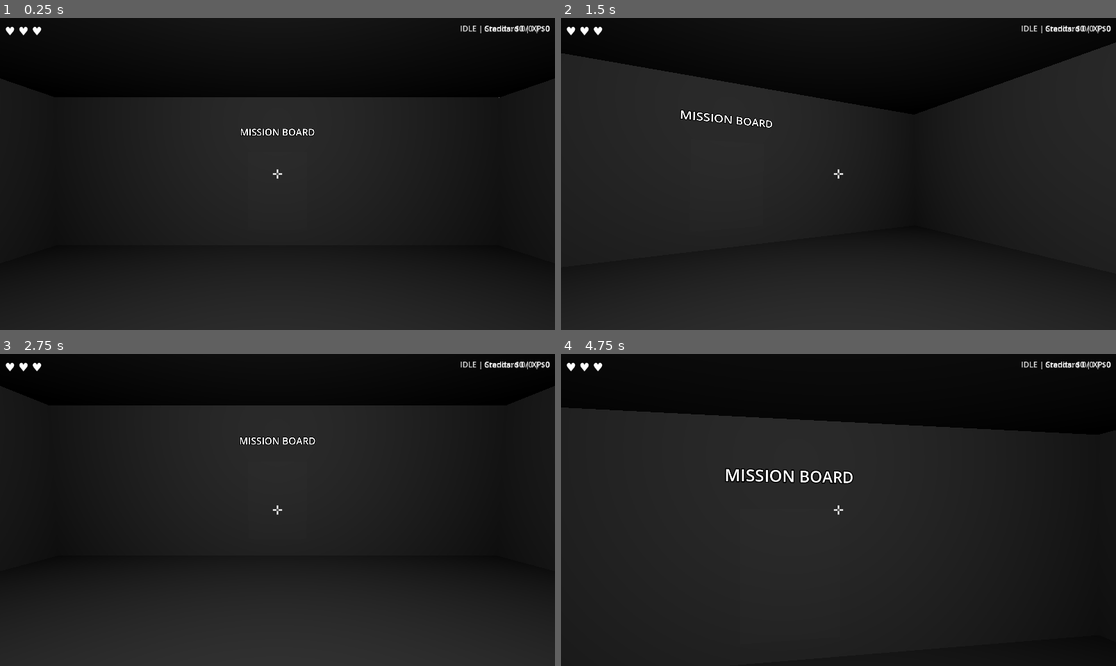
Above: before the commit, frames 1-4 (two rows, left to right).
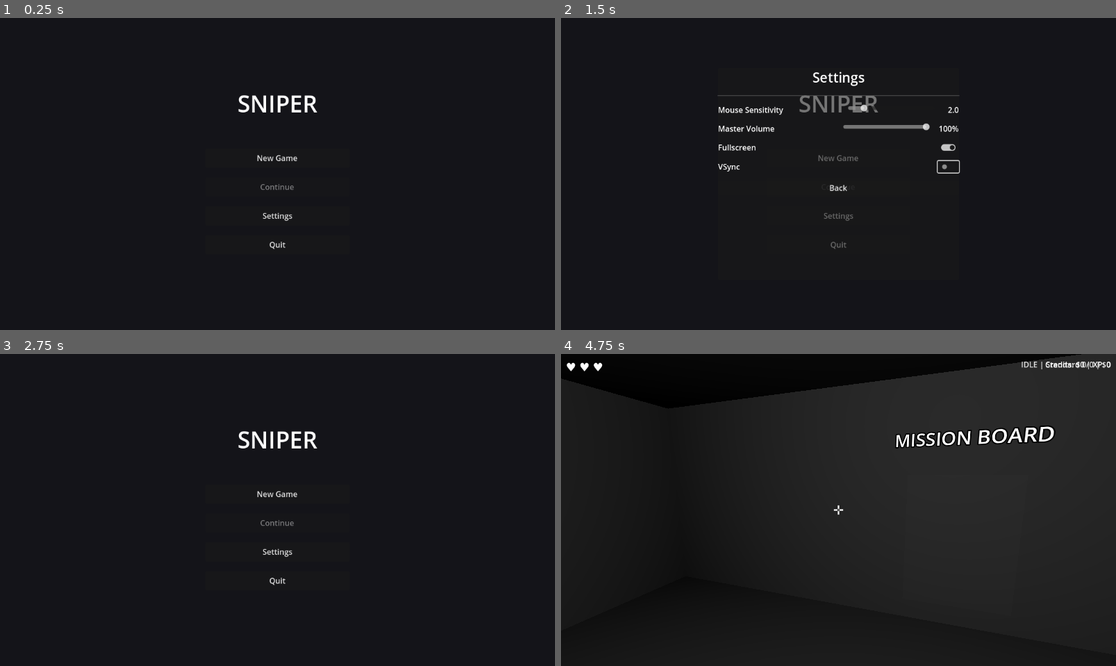
Above: after the commit, the same moments.

Repository: artemiiShabanov/UntitledSniperGame
Game: Godot game, scene res://scenes/ui/main_menu.tscn
Same seed, same stepped clock (60 frames per second), same inputs: the game is played once before the commit and once after it. Before the commit the project starts from res://scenes/hub/hub.tscn.
Inputs (mouse positions are in pixels of both pictures, inside the frame that each line leads up to):
- Up to frame 1 (0.25 s): no input
- Up to frame 2 (1.5 s): click (838, 214) at 0.5 s, where only the run after the commit has a clickable "Settings"; click (949, 167) at 1.27 s
- Up to frame 3 (2.75 s): click (277, 522) at 2 s, where only the run after the commit has a clickable "Back"
- Up to frame 4 (4.75 s): click (838, 494) at 2.75 s, where only the run after the commit has a clickable "New Game"; click (943, 472) at 3.5 s, where only the run after the commit has a clickable "Create"; tap Enter at 4.25 s; move the mouse to (866, 510) at 4.27 s; hold W (move_forward) from 4.28 s (still down); tap 1 (ammo_1) at 4.35 s; tap Space (jump) at 4.52 s

The runs differ from the first frame. In frame 1, 1.4% of the frame differs, in the area x 1-100%, y 2-75%; in frame 2, 2.7%; in frame 3, 5.7%; in frame 4, 12%, in the area x 0-100%, y 0-74%.

Commit message:
F8.2: Main menu, pause menu, settings, and save slot selection
Add complete menu system: main menu with new game/continue/settings/quit,
pause menu (ESC) with resume/settings/abandon run, reusable settings screen
(sensitivity, volume, fullscreen, vsync), and 3-slot save selection UI.

- SettingsManager autoload persists user prefs to user://settings.cfg
- PauseMenu autoload works in hub and during runs (hides abandon in hub)
- Player now reads SettingsManager.mouse_sensitivity instead of own export
- Hub captures mouse on ready, consumes ESC when closing panels
- Game boots to main menu instead of directly into hub

Co-Authored-By: Claude Opus 4.6 <noreply@anthropic.com>

Diff:
--- a/project.godot
+++ b/project.godot
@@ -11,7 +11,7 @@
 [application]
 
 config/name="Sniper"
-run/main_scene="res://scenes/hub/hub.tscn"
+run/main_scene="res://scenes/ui/main_menu.tscn"
 config/features=PackedStringArray("4.4", "Forward Plus")
 config/icon="res://icon.svg"
 
@@ -19,6 +19,8 @@
 
 SaveManager="*res://scripts/systems/save_manager.gd"
 RunManager="*res://scripts/systems/run_manager.gd"
+SettingsManager="*res://scripts/ui/settings_manager.gd"
+PauseMenu="*res://scenes/ui/pause_menu.tscn"
 
 [display]
 
@@ -121,6 +123,11 @@
 "events": [Object(InputEventKey,"resource_local_to_scene":false,"resource_name":"","device":-1,"window_id":0,"alt_press …(191 unchanged characters)…
 ]
 }
+pause={
+"deadzone": 0.5,
+"events": [Object(InputEventKey,"resource_local_to_scene":false,"resource_name":"","device":-1,"window_id":0,"alt_pressed":false,"shift_pressed":false,"ctrl_pressed":false,"meta_pressed":false,"pressed":false,"keycode":4194305,"physical_keycode":0,"key_label":0,"unicode":0,"location":0,"echo":false,"script":null)
+]
+}
 
 [layer_names]
 
--- a/scenes/hub/hub.tscn
+++ b/scenes/hub/hub.tscn
@@ -16,8 +16,6 @@
 
 [sub_resource type="BoxShape3D" id="BoxShape3D_station3"]
 size = Vector3(0.8, 2, 0.3)
-
-[sub_resource type="BoxShape3D" id="BoxShape3D_station4"]
 
 [node name="Hub" type="Node3D"]
 script = ExtResource("1_hub")
--- /dev/null
+++ b/scenes/ui/main_menu.tscn
@@ -0,0 +1,107 @@
+[gd_scene load_steps=3 format=3]
+
+[ext_resource type="Script" path="res://scripts/ui/main_menu.gd" id="1_mainmenu"]
+[ext_resource type="PackedScene" path="res://scenes/ui/settings_screen.tscn" id="2_settings"]
+
+[node name="MainMenu" type="Control"]
+layout_mode = 3
+anchors_preset = 15
+anchor_right = 1.0
+anchor_bottom = 1.0
+grow_horizontal = 2
+grow_vertical = 2
+script = ExtResource("1_mainmenu")
+
+[node name="Background" type="ColorRect" parent="."]
+layout_mode = 1
+anchors_preset = 15
+anchor_right = 1.0
+anchor_bottom = 1.0
+grow_horizontal = 2
+grow_vertical = 2
+color = Color(0.08, 0.08, 0.1, 1)
+
+[node name="VBox" type="VBoxContainer" parent="."]
+layout_mode = 1
+anchors_preset = 8
+anchor_left = 0.5
+anchor_top = 0.5
+anchor_right = 0.5
+anchor_bottom = 0.5
+offset_left = -150.0
+offset_top = -180.0
+offset_right = 150.0
+offset_bottom = 180.0
+grow_horizontal = 2
+grow_vertical = 2
+theme_override_constants/separation = 20
+
+[node name="Title" type="Label" parent="VBox"]
+layout_mode = 2
+theme_override_font_sizes/font_size = 48
+text = "SNIPER"
+horizontal_alignment = 1
+
+[node name="Spacer" type="Control" parent="VBox"]
+layout_mode = 2
+custom_minimum_size = Vector2(0, 20)
+
+[node name="NewGameButton" type="Button" parent="VBox"]
+layout_mode = 2
+custom_minimum_size = Vector2(0, 40)
+text = "New Game"
+
+[node name="ContinueButton" type="Button" parent="VBox"]
+layout_mode = 2
+custom_minimum_size = Vector2(0, 40)
+text = "Continue"
+
+[node name="SettingsButton" type="Button" parent="VBox"]
+layout_mode = 2
+custom_minimum_size = Vector2(0, 40)
+text = "Settings"
+
+[node name="QuitButton" type="Button" parent="VBox"]
+layout_mode = 2
+custom_minimum_size = Vector2(0, 40)
+text = "Quit"
+
+[node name="SlotPanel" type="PanelContainer" parent="."]
+visible = false
+layout_mode = 1
+anchors_preset = 8
+anchor_left = 0.5
+anchor_top = 0.5
+anchor_right = 0.5
+anchor_bottom = 0.5
+offset_left = -250.0
+offset_top = -150.0
+offset_right = 250.0
+offset_bottom = 150.0
+grow_horizontal = 2
+grow_vertical = 2
+
+[node name="VBox" type="VBoxContainer" parent="SlotPanel"]
+layout_mode = 2
+theme_override_constants/separation = 12
+
+[node name="Title" type="Label" parent="SlotPanel/VBox"]
+layout_mode = 2
+theme_override_font_sizes/font_size = 22
+text = "Select Slot"
+horizontal_alignment = 1
+
+[node name="HSeparator" type="HSeparator" parent="SlotPanel/VBox"]
+layout_mode = 2
+
+[node name="SlotList" type="VBoxContainer" parent="SlotPanel/VBox"]
+layout_mode = 2
+theme_override_constants/separation = 8
+
+[node name="CancelButton" type="Button" parent="SlotPanel/VBox"]
+layout_mode = 2
+text = "Cancel"
+
+[node name="SettingsScreen" parent="." instance=ExtResource("2_settings")]
+visible = false
+layout_mode = 1
--- /dev/null
+++ b/scenes/ui/pause_menu.tscn
@@ -0,0 +1,54 @@
+[gd_scene load_steps=3 format=3]
+
+[ext_resource type="Script" path="res://scripts/ui/pause_menu.gd" id="1_pause"]
+[ext_resource type="PackedScene" path="res://scenes/ui/settings_screen.tscn" id="2_settings"]
+
+[node name="PauseMenu" type="CanvasLayer"]
+layer = 100
+process_mode = 3
+script = ExtResource("1_pause")
+
+[node name="Panel" type="PanelContainer" parent="."]
+visible = false
+anchors_preset = 8
+anchor_left = 0.5
+anchor_top = 0.5
+anchor_right = 0.5
+anchor_bottom = 0.5
+offset_left = -150.0
+offset_top = -120.0
+offset_right = 150.0
+offset_bottom = 120.0
+grow_horizontal = 2
+grow_vertical = 2
+
+[node name="VBox" type="VBoxContainer" parent="Panel"]
+layout_mode = 2
+theme_override_constants/separation = 16
+
+[node name="Title" type="Label" parent="Panel/VBox"]
+layout_mode = 2
+theme_override_font_sizes/font_size = 28
+text = "Paused"
+horizontal_alignment = 1
+
+[node name="HSeparator" type="HSeparator" parent="Panel/VBox"]
+layout_mode = 2
+
+[node name="ResumeButton" type="Button" parent="Panel/VBox"]
+layout_mode = 2
+custom_minimum_size = Vector2(0, 36)
+text = "Resume"
+
+[node name="SettingsButton" type="Button" parent="Panel/VBox"]
+layout_mode = 2
+custom_minimum_size = Vector2(0, 36)
+text = "Settings"
+
+[node name="AbandonButton" type="Button" parent="Panel/VBox"]
+layout_mode = 2
+custom_minimum_size = Vector2(0, 36)
+text = "Abandon Run"
+
+[node name="SettingsScreen" parent="." instance=ExtResource("2_settings")]
+visible = false
--- /dev/null
+++ b/scenes/ui/settings_screen.tscn
@@ -0,0 +1,101 @@
+[gd_scene load_steps=2 format=3]
+
+[ext_resource type="Script" path="res://scripts/ui/settings_screen.gd" id="1_settings"]
+
+[node name="SettingsScreen" type="PanelContainer"]
+anchors_preset = 8
+anchor_left = 0.5
+anchor_top = 0.5
+anchor_right = 0.5
+anchor_bottom = 0.5
+offset_left = -250.0
+offset_top = -220.0
+offset_right = 250.0
+offset_bottom = 220.0
+grow_horizontal = 2
+grow_vertical = 2
+script = ExtResource("1_settings")
+
+[node name="VBox" type="VBoxContainer" parent="."]
+layout_mode = 2
+theme_override_constants/separation = 16
+
+[node name="Title" type="Label" parent="VBox"]
+layout_mode = 2
+theme_override_font_sizes/font_size = 28
+text = "Settings"
+horizontal_alignment = 1
+
+[node name="HSeparator" type="HSeparator" parent="VBox"]
+layout_mode = 2
+
+[node name="SensitivityRow" type="HBoxContainer" parent="VBox"]
+layout_mode = 2
+theme_override_constants/separation = 10
+
+[node name="Label" type="Label" parent="VBox/SensitivityRow"]
+layout_mode = 2
+size_flags_horizontal = 3
+text = "Mouse Sensitivity"
+
+[node name="Slider" type="HSlider" parent="VBox/SensitivityRow"]
+layout_mode = 2
+custom_minimum_size = Vector2(180, 0)
+min_value = 0.5
+max_value = 10.0
+step = 0.1
+value = 2.0
+
+[node name="Value" type="Label" parent="VBox/SensitivityRow"]
+layout_mode = 2
+custom_minimum_size = Vector2(40, 0)
+horizontal_alignment = 2
+
+[node name="MasterRow" type="HBoxContainer" parent="VBox"]
+layout_mode = 2
+theme_override_constants/separation = 10
+
+[node name="Label" type="Label" parent="VBox/MasterRow"]
+layout_mode = 2
+size_flags_horizontal = 3
+text = "Master Volume"
+
+[node name="Slider" type="HSlider" parent="VBox/MasterRow"]
+layout_mode = 2
+custom_minimum_size = Vector2(180, 0)
+max_value = 100.0
+step = 1.0
+value = 100.0
+
+[node name="Value" type="Label" parent="VBox/MasterRow"]
+layout_mode = 2
+custom_minimum_size = Vector2(50, 0)
+horizontal_alignment = 2
+
+[node name="FullscreenRow" type="HBoxContainer" parent="VBox"]
+layout_mode = 2
+theme_override_constants/separation = 10
+
+[node name="Label" type="Label" parent="VBox/FullscreenRow"]
+layout_mode = 2
+size_flags_horizontal = 3
+text = "Fullscreen"
+
+[node name="CheckButton" type="CheckButton" parent="VBox/FullscreenRow"]
+layout_mode = 2
+
+[node name="VsyncRow" type="HBoxContainer" parent="VBox"]
+layout_mode = 2
+theme_override_constants/separation = 10
+
+[node name="Label" type="Label" parent="VBox/VsyncRow"]
+layout_mode = 2
+size_flags_horizontal = 3
+text = "VSync"
+
+[node name="CheckButton" type="CheckButton" parent="VBox/VsyncRow"]
+layout_mode = 2
+
+[node name="BackButton" type="Button" parent="VBox"]
+layout_mode = 2
+text = "Back"
--- a/scripts/hub/hub.gd
+++ b/scripts/hub/hub.gd
@@ -32,6 +32,7 @@
 func _ready() -> void:
 	RunManager._set_game_state(RunManager.GameState.HUB)
 	RunManager.is_dead = false
+	Input.mouse_mode = Input.MOUSE_MODE_CAPTURED
 
 	deploy_board.deploy_requested.connect(_on_deploy_requested)
 	ammo_crate.loadout_requested.connect(_on_ammo_crate_requested)
@@ -68,6 +69,7 @@
 func _input(event: InputEvent) -> void:
 	if event.is_action_pressed("ui_cancel") and active_panel:
 		_close_active_panel()
+		get_viewport().set_input_as_handled()
 
 
 func _open_panel(panel: Control) -> void:
--- a/scripts/player/player.gd
+++ b/scripts/player/player.gd
@@ -1,7 +1,6 @@
 extends CharacterBody3D
 
 ## Movement tuning
-@export var mouse_sensitivity: float = 0.002
 @export var move_speed: float = 5.0
 @export var sprint_speed: float = 8.0
 @export var jump_velocity: float = 6.0
@@ -66,9 +65,6 @@
 	if event is InputEventMouseMotion and Input.mouse_mode == Input.MOUSE_MODE_CAPTURED:
 		_handle_mouse_look(event)
 
-	if event.is_action_pressed("ui_cancel"):
-		_toggle_mouse_capture()
-
 	# Debug: T to simulate taking a hit
 	if OS.is_debug_build() and event is InputEventKey and event.pressed and event.keycode == KEY_T:
 		RunManager.take_hit()
@@ -111,17 +107,10 @@
 ## ── Input ────────────────────────────────────────────────────────────────────
 
 func _handle_mouse_look(event: InputEventMouseMotion) -> void:
-	var sens := mouse_sensitivity * weapon.get_sensitivity_multiplier()
+	var sens := SettingsManager.mouse_sensitivity * weapon.get_sensitivity_multiplier()
 	rotate_y(-event.relative.x * sens)
 	head.rotate_x(-event.relative.y * sens)
 	head.rotation.x = clampf(head.rotation.x, deg_to_rad(-89.0), deg_to_rad(89.0))
-
-
-func _toggle_mouse_capture() -> void:
-	if Input.mouse_mode == Input.MOUSE_MODE_CAPTURED:
-		Input.mouse_mode = Input.MOUSE_MODE_VISIBLE
-	else:
-		Input.mouse_mode = Input.MOUSE_MODE_CAPTURED
 
 
 ## ── Gravity ──────────────────────────────────────────────────────────────────
--- /dev/null
+++ b/scripts/ui/main_menu.gd
@@ -0,0 +1,138 @@
+extends Control
+## Main menu — first screen the player sees.
+
+@onready var title: Label = $VBox/Title
+@onready var new_game_btn: Button = $VBox/NewGameButton
+@onready var continue_btn: Button = $VBox/ContinueButton
+@onready var settings_btn: Button = $VBox/SettingsButton
+@onready var quit_btn: Button = $VBox/QuitButton
+@onready var slot_panel: PanelContainer = $SlotPanel
+@onready var slot_list: VBoxContainer = $SlotPanel/VBox/SlotList
+@onready var slot_cancel_btn: Button = $SlotPanel/VBox/CancelButton
+@onready var settings_screen: PanelContainer = $SettingsScreen
+
+var _is_new_game: bool = false  ## True = create new, False = load existing
+
+const HUB_SCENE := "res://scenes/hub/hub.tscn"
+
+
+func _ready() -> void:
+	Input.mouse_mode = Input.MOUSE_MODE_VISIBLE
+
+	new_game_btn.pressed.connect(_on_new_game)
+	continue_btn.pressed.connect(_on_continue)
+	settings_btn.pressed.connect(_on_settings)
+	quit_btn.pressed.connect(_on_quit)
+	slot_cancel_btn.pressed.connect(_close_slot_panel)
+	settings_screen.closed.connect(_on_settings_closed)
+
+	slot_panel.visible = false
+	settings_screen.visible = false
+
+	# Enable continue only if any save exists
+	continue_btn.disabled = not _any_save_exists()
+
+
+func _any_save_exists() -> bool:
+	for i in SaveManager.MAX_SLOTS:
+		if SaveManager.slot_exists(i):
+			return true
+	return false
+
+
+func _on_new_game() -> void:
+	_is_new_game = true
+	_populate_slots()
+	slot_panel.visible = true
+
+
+func _on_continue() -> void:
+	_is_new_game = false
+	_populate_slots()
+	slot_panel.visible = true
+
+
+func _on_settings() -> void:
+	settings_screen.open()
+
+
+func _on_settings_closed() -> void:
+	pass  # Settings auto-saves on close
+
+
+func _on_quit() -> void:
+	get_tree().quit()
+
+
+## ── Slot Selection ──────────────────────────────────────────────────────────
+
+func _populate_slots() -> void:
+	for child in slot_list.get_children():
+		child.queue_free()
+
+	for i in SaveManager.MAX_SLOTS:
+		var row := HBoxContainer.new()
+		row.add_theme_constant_override("separation", 10)
+
+		if SaveManager.slot_exists(i):
+			var summary := SaveManager.get_slot_summary(i)
+			var info := Label.new()
+			info.text = "Slot %d — $%d | %d XP | %d extractions" % [
+				i + 1,
+				summary.get("credits", 0),
+				summary.get("xp", 0),
+				summary.get("total_extractions", 0),
+			]
+			info.size_flags_horizontal = Control.SIZE_EXPAND_FILL
+			row.add_child(info)
+
+			if _is_new_game:
+				# Overwrite existing slot
+				var btn := Button.new()
+				btn.text = "Overwrite"
+				btn.pressed.connect(_on_slot_selected.bind(i))
+				row.add_child(btn)
+			else:
+				# Load existing slot
+				var load_btn := Button.new()
+				load_btn.text = "Load"
+				load_btn.pressed.connect(_on_slot_selected.bind(i))
+				row.add_child(load_btn)
+
+			# Delete button
+			var del_btn := Button.new()
+			del_btn.text = "Delete"
+			del_btn.pressed.connect(_on_slot_delete.bind(i))
+			row.add_child(del_btn)
+		else:
+			var info := Label.new()
+			info.text = "Slot %d — Empty" % [i + 1]
+			info.size_flags_horizontal = Control.SIZE_EXPAND_FILL
+			row.add_child(info)
+
+			if _is_new_game:
+				var btn := Button.new()
+				btn.text = "Create"
+				btn.pressed.connect(_on_slot_selected.bind(i))
+				row.add_child(btn)
+
+		slot_list.add_child(row)
+
+
+func _on_slot_selected(slot: int) -> void:
+	if _is_new_game:
+		SaveManager.new_game(slot)
+	else:
+		SaveManager.load_slot(slot)
+	slot_panel.visible = false
+	get_tree().change_scene_to_file(HUB_SCENE)
+
+
+func _on_slot_delete(slot: int) -> void:
+	SaveManager.delete_slot(slot)
+	_populate_slots()
+	continue_btn.disabled = not _any_save_exists()
+
+
+func _close_slot_panel() -> void:
+	slot_panel.visible = false
--- /dev/null
+++ b/scripts/ui/pause_menu.gd
@@ -0,0 +1,78 @@
+extends CanvasLayer
+## Pause menu — ESC during a run. Pauses game tree.
+## Added as autoload so it works in any scene.
+
+var is_paused: bool = false
+
+@onready var panel: PanelContainer = $Panel
+@onready var resume_btn: Button = $Panel/VBox/ResumeButton
+@onready var settings_btn: Button = $Panel/VBox/SettingsButton
+@onready var abandon_btn: Button = $Panel/VBox/AbandonButton
+@onready var settings_screen: PanelContainer = $SettingsScreen
+
+
+func _ready() -> void:
+	layer = 100
+	panel.visible = false
+	settings_screen.visible = false
+	resume_btn.pressed.connect(_resume)
+	settings_btn.pressed.connect(_open_settings)
+	abandon_btn.pressed.connect(_abandon_run)
+	settings_screen.closed.connect(_close_settings)
+	process_mode = Node.PROCESS_MODE_ALWAYS
+
+
+func _unhandled_input(event: InputEvent) -> void:
+	if event.is_action_pressed("pause"):
+		if is_paused:
+			_resume()
+		elif _can_pause():
+			_pause()
+
+
+func _can_pause() -> bool:
+	## Allow pause in hub and during active gameplay.
+	return RunManager.game_state in [
+		RunManager.GameState.HUB,
+		RunManager.GameState.IN_RUN,
+		RunManager.GameState.EXTRACTING,
+	]
+
+
+func _pause() -> void:
+	is_paused = true
+	get_tree().paused = true
+	panel.visible = true
+	settings_screen.visible = false
+	abandon_btn.visible = RunManager.game_state != RunManager.GameState.HUB
+	Input.mouse_mode = Input.MOUSE_MODE_VISIBLE
+
+
+func _resume() -> void:
+	is_paused = false
+	get_tree().paused = false
+	panel.visible = false
+	settings_screen.visible = false
+	Input.mouse_mode = Input.MOUSE_MODE_CAPTURED
+
+
+func _open_settings() -> void:
+	panel.visible = false
+	settings_screen.open()
+
+
+func _close_settings() -> void:
+	settings_screen.visible = false
+	panel.visible = true
+
+
+func _abandon_run() -> void:
+	# Treat as a death — lose credits and ammo
+	_resume()
+	RunManager.carried_ammo = {}
+	RunManager.run_credits = 0
+	RunManager.is_dead = true
+	SaveManager.increment_stat("total_deaths")
+	SaveManager.commit_run_stats(RunManager.run_stats, RunManager.current_level_path, false)
+	SaveManager.save()
+	RunManager.go_to_hub()
--- /dev/null
+++ b/scripts/ui/settings_manager.gd
@@ -0,0 +1,69 @@
+extends Node
+## Autoloaded singleton — stores and applies user settings (sensitivity, audio, video).
+## Saves to user://settings.cfg, separate from game save data.
+
+const SETTINGS_PATH := "user://settings.cfg"
+
+## Defaults
+var mouse_sensitivity: float = 0.002
+var master_volume: float = 1.0
+var sfx_volume: float = 1.0
+var music_volume: float = 1.0
+var fullscreen: bool = true
+var vsync: bool = true
+
+
+func _ready() -> void:
+	load_settings()
+	apply_all()
+
+
+func save_settings() -> void:
+	var config := ConfigFile.new()
+	config.set_value("controls", "mouse_sensitivity", mouse_sensitivity)
+	config.set_value("audio", "master_volume", master_volume)
+	config.set_value("audio", "sfx_volume", sfx_volume)
+	config.set_value("audio", "music_volume", music_volume)
+	config.set_value("video", "fullscreen", fullscreen)
+	config.set_value("video", "vsync", vsync)
+	config.save(SETTINGS_PATH)
+
+
+func load_settings() -> void:
+	var config := ConfigFile.new()
+	if config.load(SETTINGS_PATH) != OK:
+		return  # Use defaults
+	mouse_sensitivity = config.get_value("controls", "mouse_sensitivity", mouse_sensitivity)
+	master_volume = config.get_value("audio", "master_volume", master_volume)
+	sfx_volume = config.get_value("audio", "sfx_volume", sfx_volume)
+	music_volume = config.get_value("audio", "music_volume", music_volume)
+	fullscreen = config.get_value("video", "fullscreen", fullscreen)
+	vsync = config.get_value("video", "vsync", vsync)
+
+
+func apply_all() -> void:
+	_apply_audio()
+	_apply_video()
+
+
+func _apply_audio() -> void:
+	# Master bus = index 0
+	var master_db := linear_to_db(master_volume) if master_volume > 0.0 else -80.0
+	AudioServer.set_bus_volume_db(0, master_db)
+	# SFX and Music buses (if they exist)
+	var sfx_idx := AudioServer.get_bus_index("SFX")
+	if sfx_idx >= 0:
+		AudioServer.set_bus_volume_db(sfx_idx, linear_to_db(sfx_volume) if sfx_volume > 0.0 else -80.0)
+	var music_idx := AudioServer.get_bus_index("Music")
+	if music_idx >= 0:
+		AudioServer.set_bus_volume_db(music_idx, linear_to_db(music_volume) if music_volume > 0.0 else -80.0)
+
+
+func _apply_video() -> void:
+	if fullscreen:
+		DisplayServer.window_set_mode(DisplayServer.WINDOW_MODE_FULLSCREEN)
+	else:
+		DisplayServer.window_set_mode(DisplayServer.WINDOW_MODE_WINDOWED)
+	DisplayServer.window_set_vsync_mode(
+		DisplayServer.VSYNC_ENABLED if vsync else DisplayServer.VSYNC_DISABLED
+	)
--- /dev/null
+++ b/scripts/ui/settings_screen.gd
@@ -0,0 +1,58 @@
+extends PanelContainer
+## Reusable settings screen — used in both main menu and pause menu.
+
+signal closed
+
+@onready var sensitivity_slider: HSlider = $VBox/SensitivityRow/Slider
+@onready var sensitivity_label: Label = $VBox/SensitivityRow/Value
+@onready var master_slider: HSlider = $VBox/MasterRow/Slider
+@onready var master_label: Label = $VBox/MasterRow/Value
+@onready var fullscreen_check: CheckButton = $VBox/FullscreenRow/CheckButton
+@onready var vsync_check: CheckButton = $VBox/VsyncRow/CheckButton
+@onready var back_btn: Button = $VBox/BackButton
+
+
+func _ready() -> void:
+	back_btn.pressed.connect(_on_back)
+	sensitivity_slider.value_changed.connect(_on_sensitivity_changed)
+	master_slider.value_changed.connect(_on_master_changed)
+	fullscreen_check.toggled.connect(_on_fullscreen_toggled)
+	vsync_check.toggled.connect(_on_vsync_toggled)
+
+
+func open() -> void:
+	# Load current values
+	sensitivity_slider.value = SettingsManager.mouse_sensitivity * 1000.0  # 0.001-0.005 → 1-5
+	sensitivity_label.text = "%.1f" % (SettingsManager.mouse_sensitivity * 1000.0)
+	master_slider.value = SettingsManager.master_volume * 100.0
+	master_label.text = "%d%%" % int(SettingsManager.master_volume * 100.0)
+	fullscreen_check.button_pressed = SettingsManager.fullscreen
+	vsync_check.button_pressed = SettingsManager.vsync
+	visible = true
+
+
+func _on_sensitivity_changed(value: float) -> void:
+	SettingsManager.mouse_sensitivity = value / 1000.0
+	sensitivity_label.text = "%.1f" % value
+
+
+func _on_master_changed(value: float) -> void:
+	SettingsManager.master_volume = value / 100.0
+	master_label.text = "%d%%" % int(value)
+	SettingsManager.apply_all()
+
+
+func _on_fullscreen_toggled(pressed: bool) -> void:
+	SettingsManager.fullscreen = pressed
+	SettingsManager.apply_all()
+
+
+func _on_vsync_toggled(pressed: bool) -> void:
+	SettingsManager.vsync = pressed
+	SettingsManager.apply_all()
+
+
+func _on_back() -> void:
+	SettingsManager.save_settings()
+	visible = false
+	closed.emit()
Not shown: 1 places in data/levels/dev_test_data.tres that only renumber resources
Not shown: 1 places in scenes/hub/hub.tscn that only renumber resources
Not shown: 1 places in scenes/ui/hud.tscn that only renumber resources
Not shown, added: scripts/enemy/enemy_visuals.gd.uid
Not shown, added: scripts/hub/ammo_shop.gd.uid
Not shown, added: scripts/hub/loadout_panel.gd.uid
Not shown, added: scripts/player/ammo_manager.gd.uid
Not shown, added: scripts/ui/main_menu.gd.uid
Not shown, added: scripts/ui/pause_menu.gd.uid
Not shown, added: scripts/ui/player_hud.gd.uid
Not shown, added: scripts/ui/settings_manager.gd.uid
Not shown, added: scripts/ui/settings_screen.gd.uid
(and 1 more such lines)
